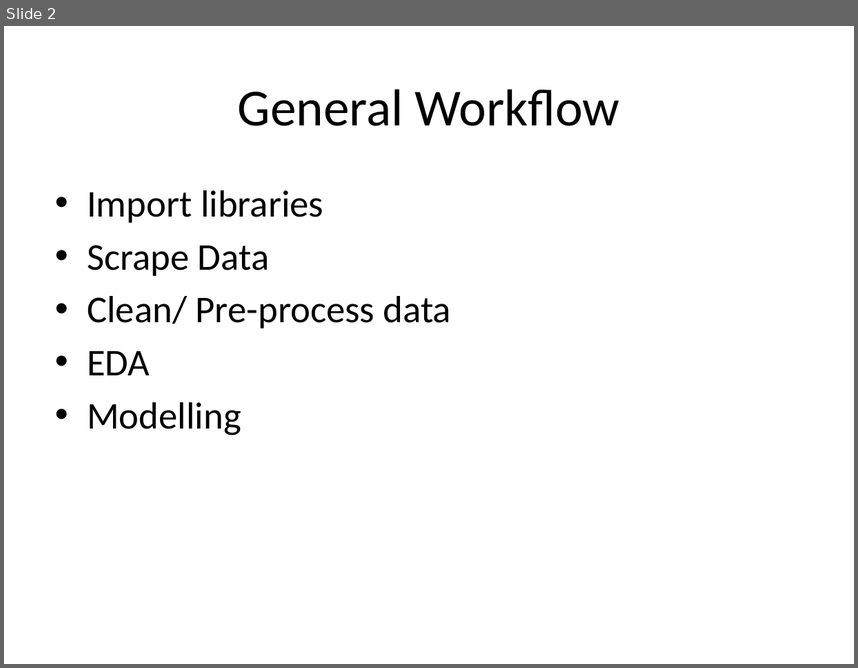
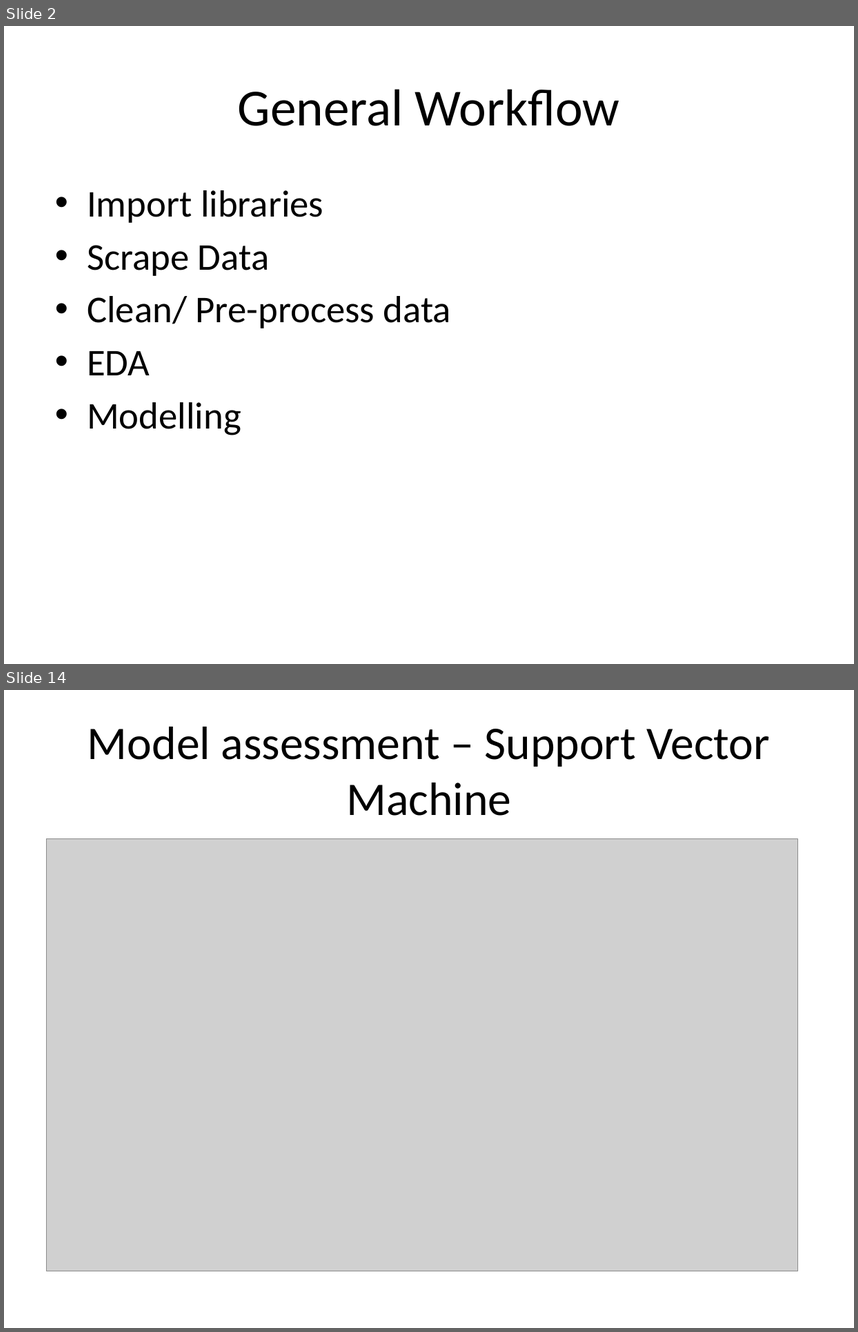
Before and after one commit to dantawesi/Classifying-Subreddits-with-NLP, a slide deck: Subreddit Classification.pptm. Shown one above the other, each under a label of ours: slide 2 before the commit, slides 2 and 14 after it; the slides between them are not shown. The pictures are 858x668 and 858x1332 pixels, drawn with LibreOffice and Linux fonts; fonts in the diff are those of the drawing; grey boxes stand for pictures. Boxes give left, top, right and bottom in pixels: in the first picture for what was removed or moved away, otherwise in the second. Text is boxed around its words. In the diff, an @@ line names an element or a change of style, - is before the commit and + after.

```diff
--- a/Subreddit Classification.pptm
+++ b/Subreddit Classification.pptm
@@ slide 14 added at (4, 690, 854, 1328), background #FFFFFF @@
@@ title added at (87, 727, 770, 816), 39.6 pt, text #000000 @@
+Model assessment – Support Vector Machine
@@ picture added at (47, 839, 798, 1270) @@
```
Also in this commit, not shown: 4 slides changed, 11 other slides added, 9 slides removed, 1 other file.
